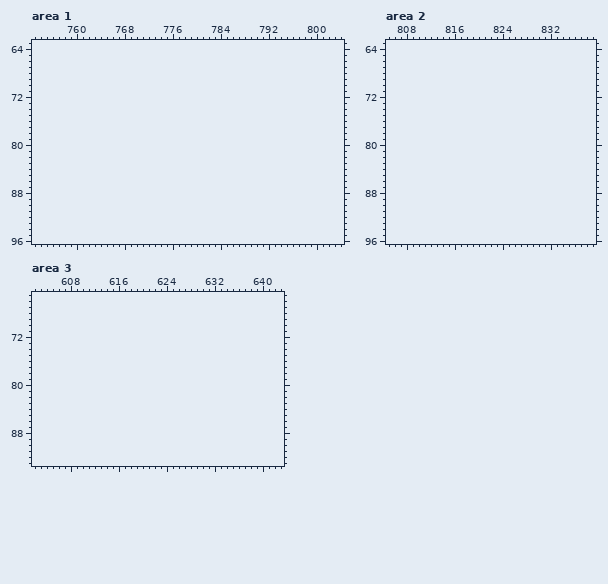
Two states of a pixel-art file, app/src/main/assets/sidebar/blueprints.aseprite. That is the earlier state.
535x416 pixels, 1 frame. Colours within 5 levels of each other are drawn and written as one. Shown: area 1: x 753..804, y 63..96; area 2: x 805..839, y 63..96; area 3: x 602..643, y 65..93. The old version is drawn lined up with the new one, on the new canvas. The commit also changed other parts of the picture, which this record leaves out.
The result:
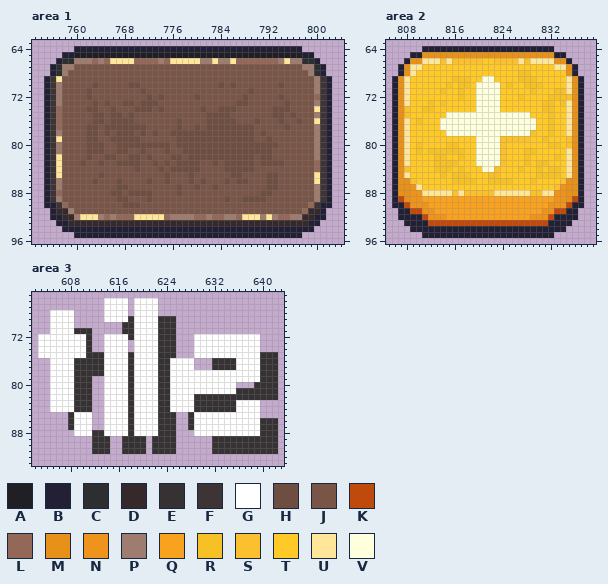
Palette (. is transparent): A #201f26  B #222034  C #2d2e2f  D #36292c  E #363234  F #3e3435  G #ffffff  H #6f4e42  J #795548  K #bf4a0b  L #936858  M #e7901a  N #ee931b  P #9e7c6f  Q #f9a21f  R #f5c127  S #fbc02d  T #ffca28  U #ffe699  V #feffdc
Edits made:
canvas 535x416 -> 1092x416
Changed rows in their new state; - is an unchanged pixel.
Area 1:
first column x 755:
64 -----BBBBBBBBBBBBBBBBBBBBBBBBBBBBBBBBBBBBBB-----
65 ---BBAAAAAAAAAAAAAAAAAAAAAAAAAAAAAAAAAAAAAABB---
66 --BCCPPPLPLUUUULLLLPLUUUUUPPUPPULLLLLLLPUPPCCB--
67 -BCPPJJJJJJJJJJJJJJJJJJJJJJJJJJJJJJJJJJJJJJPPCB-
68 -BCPJJJJJJJJJJJJJJJJJJJJJJJJJJJJJJJJJJJJJJJJPCB-
69 BFUJJJJJJJJJJJJJJJJJJJJJJJJJJJJJJJJJJJJJJJJJJPFB
70 BFPJJJJJHJJJJJHHJJJJJJJJJJJJJHJHJJJJJJJHJJJJJPFB
71 BFPJJJJHJJJJJJJJHJJJJJJJJJJJJJJJJJHJJJJJJJJJJPFB
72 BFPJJJJHJJJJJJJJJHJHJJJJJHJJJJJJJHJJJJJHJJJJJLFB
73 BFPJJJJJHJHJJHHJHHHJJJJJJJJJJJJJHHJJJJJJHJJJJPFB
74 BFLJJJJHHJJHJJJHHHJHJJJJJJHJJHHHJJJJJJHHHJJJJUFB
75 BFLJJJJJHHJHHJHJJJJJJJJJJJJHHHHJJJJJJJHHJHJJJPFB
76 BFLJJJJJHHJHHHHJJJJJJJHJJJJHHHHHJJJHJJJHJJHJJUFB
77 BFLJJJJHHJHHHHHHHJJJJJHJJHJHHHHHHHHJJJJJHJJJJPFB
78 BFPJJJJHHJHJHHHJHJHJJHHHHHHHHHHHHHHJHJJJJJJJJPFB
79 BFUJJJJHHJJHHHHHJJJJJJHHHHHHHHHHHHHJJHJJJJJJJPFB
80 BFPJJJJHHHJJHHHHHHHHHJHHHHHHHHHHHHHHHHHJJJJJJPFB
81 BFPJJJJHHHJJHHJJHJJJHJJHHHHHHHHHHHHHHHJJJJJJJPFB
82 BFUJJJJHJJHHJJHHJHJJJHHJHHHHHHHHHHHJHHJJJJJJJPFB
83 BFUJJJHJJHJJHHHHJJHJHJHHHHJJHJHHHHHJHHHHJJJJJLFB
84 BFUJJJJJJJJJJJJHJJJHJHHHHHJJJJHHHHHJJJJJJJJJJLFB
85 BFUJJJJJJHJJJJJJJJJJHJJJHJJJJJJHHJJJJHHJJJJJJUFB
86 BFPJJJJJHJJJHJJJJHJJHJJJHJHJJJHJHHJJJHHJJJJJJUFB
87 BFPJJJJJJJJJHHJJJJJJJJHJJHJJHJJJJJJJJHHJJJJJJPFB
88 BFLJJJJJJJJHHJHHHHJJJJHJJJJJJJJJJJJJHHJJJJJJJPFB
89 BFPJJJJJJJJJHHJJJHJJJJJJJJJJJJHJJHHHHJJJJJJJJPFB
90 BBFLJJJJJJJJJHHHJJJJJJJJJJJJJJJJJJJJJJJJJJJJLFBB
91 -BDDPJJJJJJJJJJJJJJJJJJJJJJJJJJJJJJJJJJJJJJLDDB-
92 -BBDDPUUUPLPLLLUUUUULPPPPLLPLLPPLUUUPUPLLPPDDBB-
93 --BBDDDDDDDDDDDDDDDDDDDDDDDDDDDDDDDDDDDDDDDDBB--
94 ---BBBBBBBBBBBBBBBBBBBBBBBBBBBBBBBBBBBBBBBBBB---
95 -----BBBBBBBBBBBBBBBBBBBBBBBBBBBBBBBBBBBBBB-----
Area 2:
first column x 806:
64 -----BBBBBBBBBBBBBBBBBBBBBB-----
65 ---BBMMMMMMMMMMMMMMMMMMMMMMBB---
66 --BMMUUUSUSSSSSTTSSSSUSUUUUMMB--
67 -BMUUTTTTTTTTTTTTTTTTTTTTTTUUMB-
68 -BMUTTTTTTTTTTTTTTTTTRRTTTTTTMB-
69 BMUTTTTTTTRRRTTVVTTTTRRRTTTTTUMB
70 BMUTTTTTTRTRRTVVVVTRTTRRRTTTTUMB
71 BMUTTTTTRTTRTTVVVVTTTTTRTTTRRUMB
72 BMUTTTTTTTTRTTVVVVTTTRTTTTRRRSMB
73 BMUTTTRTRTTTTTVVVVTTTTTTTRRTRUMB
74 BMSTTRRTTTTTTTVVVVTTTTTTTRRTTUMB
75 BMSTTTTTTVVVVVVVVVVVVVVTTTRTTUMB
76 BMUTRTTTVVVVVVVVVVVVVVVVTTRTTUMB
77 BMUTTTTTVVVVVVVVVVVVVVVVTTRTTUMB
78 BMUTTTTTTVVVVVVVVVVVVVVSTTRTTUMB
79 BMUTTTTTTTTTTTVVVVSSSSSTTRTTTSMB
80 BMUTRTTTTRRTTTVVVVSTTTTTTTRRTSMB
81 BMUTRTRRRRRRTTVVVVSTTTRRTTTTTUMB
82 BMUTTTTRRTTRTTVVVVSTTTRTTTTRTUMB
83 BMUTTTTRRRRTTTVVVVSTTTRTRRTTTUMB
84 BMSTTTTRRRTRTTTVVSTTTRTTRTRRTUMB
85 BMUTTTTTRTRRRTTTRRTTTTTTRRRRTUMB
86 BMMSTTTTTTRRRRTTRRRRTTTRTTTTSMMB
87 BMMNUTTTTTTTTTTTTTTTTTTTTTTSNMMB
88 BMMNNUUUUUSUSSSSSUUUUUUSSUUNNMMB
89 BKMNNQQQQQQQQQQQQQQQQQQQQQQNNMKB
90 BBKNNNQQQQQQQQQQQQQQQQQQQQNNNKBB
91 -BBKKNNQQQQQQQQQQQQQQQQQQNNKKBB-
92 -BBBBKNNNQQQQQQQQQQQQQQNNNKBBBB-
93 --BBBBKKKKKKKKKKKKKKKKKKKKBBBB--
94 ---BBBBBBBBBBBBBBBBBBBBBBBBBB---
95 -----BBBBBBBBBBBBBBBBBBBBBB-----
Area 3:
first column x 603:
66 -----------GGGG-GGGG--------------------
67 -----------GGGG-GGGG--------------------
68 --GGGG-----GGGG-GGGG--------------------
69 --GGGG-----GGGGEGGGGEEE-----------------
70 --GGGG--------EEGGGGEEE-----------------
71 --GGGGEEE-----EEGGGGEEE-----------------
72 GGGGGGGGE--GGGGEGGGGEEE---GGGGGGGGGGG---
73 GGGGGGGGE--GGGG-GGGGEEE---GGGGGGGGGGG---
74 GGGGGGGGE--GGGG-GGGGEEE---GGGGGGGGGGG---
75 GGGGGGGGEEEGGGGEGGGGEEE---GGGGGGGGGGGEEE
76 --GGGGEEEEEGGGGEGGGGEEGGGG---EEEEGGGGEEE
77 --GGGGEEEEEGGGGEGGGGEEGGGG---EEEEGGGGEEE
78 --GGGGEEEEEGGGGEGGGGEEGGGGGGGGGGGGGGGEEE
79 --GGGGEEE--GGGGEGGGGEEGGGGGGGGGGGGGGGEEE
80 --GGGGEEE--GGGGEGGGGEEGGGGGGGGGGG---EEEE
81 --GGGGEEE--GGGGEGGGGEEGGGGGGGGGGGEEEEEEE
82 --GGGGEEE--GGGGEGGGGEEGGGGEEEEEEEEEEEEEE
83 --GGGGEEE--GGGGEGGGGEEGGGGEEEEEEEGGGG---
84 --GGGGEEE--GGGGEGGGGEEGGGGEEEEEEEGGGG---
85 -----EGGG--GGGGEGGGGEEE--EGGGGGGGGGGG---
86 -----EGGG--GGGGEGGGGEEE--EGGGGGGGGGGGEEE
87 -----EGGG--GGGGEGGGGEEE--EGGGGGGGGGGGEEE
88 ------GGGEEGGGGEGGGGEEE---GGGGGGGGGGGEEE
89 ---------EEE--EEEE-EEEE------EEEEEEEEEEE
90 ---------EEE--EEEE-EEEE------EEEEEEEEEEE
91 ---------EEE--EEEE-EEEE------EEEEEEEEEEE
Boxes around the changes in both pictures, in picture pixels (x1, y1, x2, y2):
added: (44, 46, 332, 238)
added: (392, 46, 584, 238)
added: (38, 298, 278, 454)
